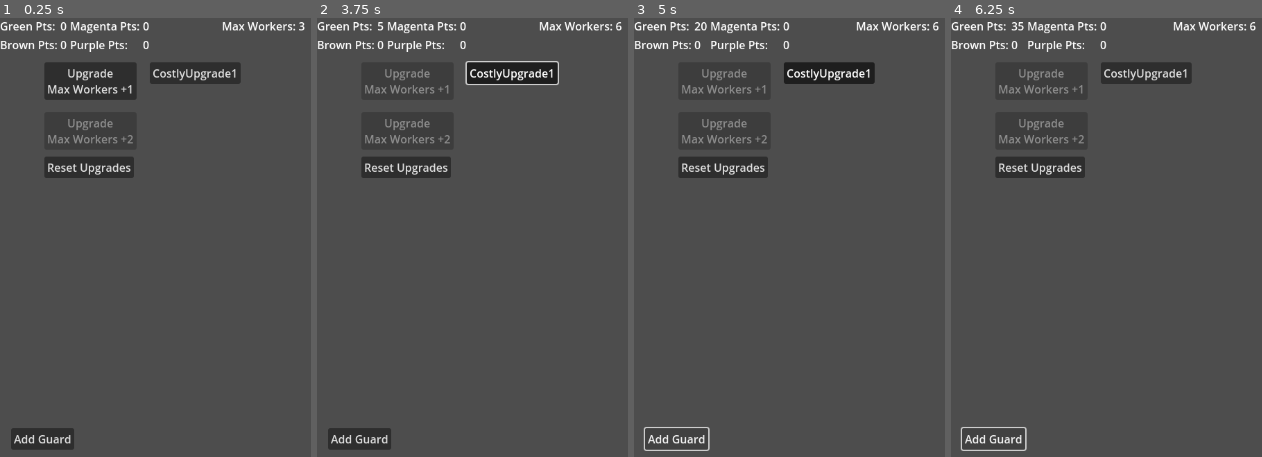
Above: before the commit, frames 1-4 (left to right).
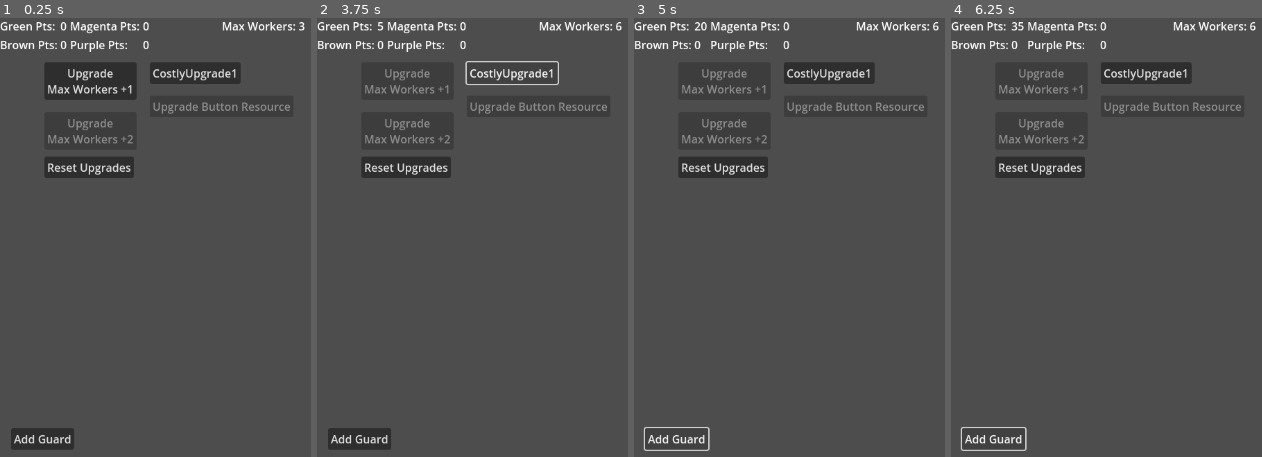
Above: after the commit, the same moments.

Repository: p0rtcullis/WarClicker
Game: Godot game, scene res://game_manager.tscn
Two runs of this game, one before a commit and one after it. Both use one fixed random seed, a clock stepped at 60 frames per second and the inputs below.
Inputs:
- Up to frame 1 (0.25 s): no input
- Up to frame 2 (3.75 s): click "CostlyUpgrade1" at 0.5 s; click "Upgrade Max Workers +1" at 1.25 s; click "Upgrade Max Workers +2" at 2 s; click "Add Guard" at 2.75 s; click "CostlyUpgrade1" at 3.5 s
- Up to frame 3 (5 s): click "Add Guard" at 4.25 s
- Up to frame 4 (6.25 s): click "CostlyUpgrade1" at 5 s; click "Add Guard" at 5.75 s

The runs differ from the first frame. In frame 1, 0.3% of the frame differs, in the area x 49-94%, y 19-22%; in frame 2, 1.4%, in the area x 48-94%, y 10-22%; in frame 3, 0.3%; in frame 4, 0.3%.

Commit message:
Upgrade 5
Almost done! Lots of refactoring

Diff:
--- a/war-clicker/ManagementScreen/Scripts/management_screen.gd
+++ b/war-clicker/ManagementScreen/Scripts/management_screen.gd
@@ -9,7 +9,7 @@
 		#print("Current Workers: " + str(max_workers))
 var worker_list : Array = []
 
-var total_green : int = 0
+@export var total_green : int = 0
 var green_mod : int = 0
 
 var total_brown : int = 0
--- /dev/null
+++ b/war-clicker/Resources/upgrade.tres
@@ -0,0 +1,9 @@
+[gd_resource type="Resource" script_class="BaseUpgradeStrategy" load_steps=2 format=3 uid="uid://cgtfwylou0wcf"]
+
+[ext_resource type="Script" uid="uid://do7phg52jpppn" path="res://Util/Strategy/base_upgrade_strategy.gd" id="1_tla6r"]
+
+[resource]
+script = ExtResource("1_tla6r")
+upgrade_name = "Changed Name"
+green_cost = 100
+metadata/_custom_type_script = "uid://do7phg52jpppn"
--- /dev/null
+++ b/war-clicker/Upgrades/upgrade_button.gd
@@ -0,0 +1,13 @@
+extends Button
+
+@export var stats : Resource
+
+
+# Called when the node enters the scene tree for the first time.
+func _ready() -> void:
+	pass # Replace with function body.
+
+
+# Called every frame. 'delta' is the elapsed time since the previous frame.
+func _process(delta: float) -> void:
+	pass
--- /dev/null
+++ b/war-clicker/Upgrades/upgrade_button.tscn
@@ -0,0 +1,12 @@
+[gd_scene load_steps=3 format=3 uid="uid://dya763ecg0nbu"]
+
+[ext_resource type="Script" uid="uid://bn3vxl43sbv2m" path="res://Upgrades/upgrade_button.gd" id="1_8kimk"]
+[ext_resource type="Resource" uid="uid://cgtfwylou0wcf" path="res://Resources/upgrade.tres" id="2_jqcur"]
+
+[node name="UpgradeButton" type="Button"]
+offset_right = 8.0
+offset_bottom = 8.0
+toggle_mode = true
+text = "Default Text"
+script = ExtResource("1_8kimk")
+stats = ExtResource("2_jqcur")
--- a/war-clicker/Util/Strategy/base_upgrade_strategy.gd
+++ b/war-clicker/Util/Strategy/base_upgrade_strategy.gd
@@ -1,10 +1,11 @@
 class_name BaseUpgradeStrategy
 extends Resource
 
-@export var cost : int = 0
+
 @export var upgrade_name : String = "Upgrade Text Placeholder"
 @export var upgrade_text : String = "Upgrade Description Placeholder"
+@export var green_cost : int = 0
+@export var brown_cost : int = 0
+@export var magenta_cost : int = 0
+@export var purple_cost : int = 0
 var prereq : Array = []
-
-func apply_upgrade():
-	pass
--- a/war-clicker/game_manager.tscn
+++ b/war-clicker/game_manager.tscn
@@ -1,7 +1,8 @@
-[gd_scene load_steps=3 format=3 uid="uid://c0n6btegy48v1"]
+[gd_scene load_steps=4 format=3 uid="uid://c0n6btegy48v1"]
 
 [ext_resource type="PackedScene" uid="uid://bmg3wqjwo13dg" path="res://ManagementScreen/management_screen.tscn" id="1_70yv6"]
 [ext_resource type="Script" uid="uid://ertesfb6senx" path="res://upgrade_screen_gui.gd" id="2_smx3j"]
+[ext_resource type="PackedScene" uid="uid://dya763ecg0nbu" path="res://Upgrades/upgrade_button.tscn" id="3_o2178"]
 
 [node name="GameManager" type="Node"]
 
@@ -134,6 +135,16 @@
 toggle_mode = true
 text = "CostlyUpgrade1"
 
+[node name="UpgradeButton" parent="UpgradeScreenGUI" instance=ExtResource("3_o2178")]
+unique_name_in_owner = true
+layout_mode = 0
+offset_left = 216.0
+offset_top = 112.0
+offset_right = 224.0
+offset_bottom = 120.0
+text = "Upgrade Button Resource
+"
+
 [node name="CombatScreenGUI" type="Control" parent="."]
 layout_mode = 3
 anchors_preset = 0
@@ -163,5 +174,6 @@
 [connection signal="pressed" from="UpgradeScreenGUI/ResetUpgradesButton" to="UpgradeScreenGUI" method="_on_reset_upgrades_button_pressed"]
 [connection signal="toggled" from="UpgradeScreenGUI/ResetUpgradesButton" to="UpgradeScreenGUI" method="_on_reset_upgrades_button_toggled"]
 [connection signal="toggled" from="UpgradeScreenGUI/CostlyUpgradeButton1" to="UpgradeScreenGUI" method="_on_costly_upgrade_button_1_toggled"]
+[connection signal="toggled" from="UpgradeScreenGUI/UpgradeButton" to="UpgradeScreenGUI" method="_on_upgrade_button_toggled"]
 [connection signal="pressed" from="DebugScreenGUI/AddGuardButton" to="ManagementScreenGUI/ManagementScreen" method="_on_add_guard_button_pressed"]
 [connection signal="timeout" from="UpdateTimer" to="ManagementScreenGUI/ManagementScreen" method="_on_update_timer_timeout"]
--- a/war-clicker/upgrade_screen_gui.gd
+++ b/war-clicker/upgrade_screen_gui.gd
@@ -8,13 +8,14 @@
 
 var active_upgrades = []
 
-@onready var all_upgrades = [%UpgradeMaxWorkersButton1, %UpgradeMaxWorkersButton2]
+@onready var all_upgrades = [%UpgradeButton]
 @onready var upgrades_with_prereqs = [%UpgradeMaxWorkersButton2]
 @onready var upgrade_max_workers_button_2_prereq = [%UpgradeMaxWorkersButton1]
 
 # Called when the node enters the scene tree for the first time.
 func _ready() -> void:
 	disable_advanced_tech()
+	%UpgradeButton.disabled = true
 
 
 # Called every frame. 'delta' is the elapsed time since the previous frame.
@@ -67,8 +68,19 @@
 
 func _on_costly_upgrade_button_1_toggled(toggled_on: bool) -> void:
 	if toggled_on:
+		for x in all_upgrades:
+			if x.stats.green_cost <= %ManagementScreen.total_green:
+				x.disabled = false
+				print("Active")
+			else:
+				print("Disabled")
+			%CostlyUpgradeButton1.button_pressed = false
+
+
+func _on_upgrade_button_toggled(toggled_on: bool) -> void:
+	if toggled_on:
 		if %ManagementScreen.max_workers > 3:
-			print("Good")
+			print(%UpgradeButton.stats.upgrade_name)
 		else:
 			print("Bad")
 			%CostlyUpgradeButton1.button_pressed = false
Not shown, added: war-clicker/Upgrades/upgrade_button.gd.uid
